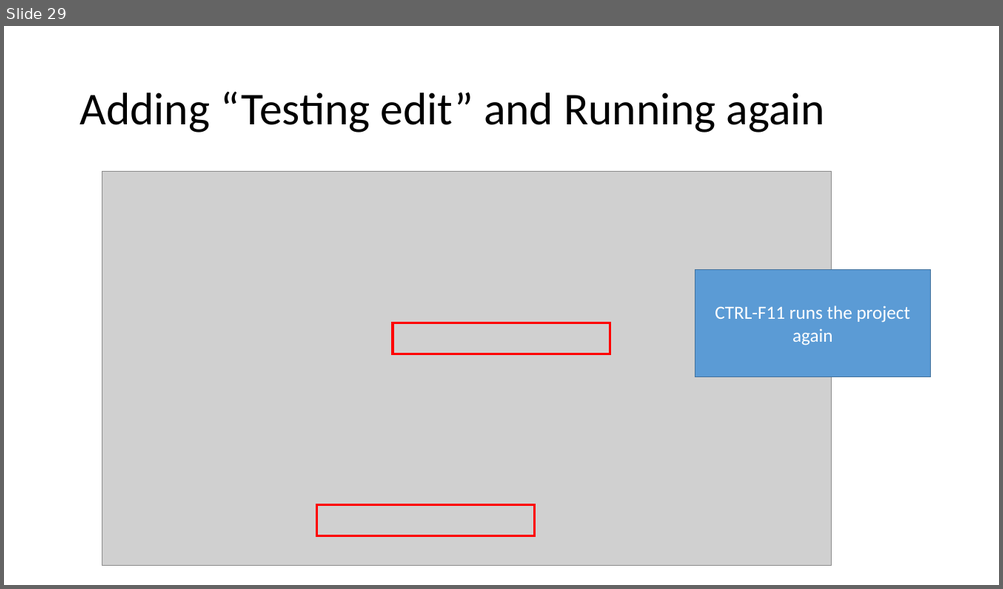
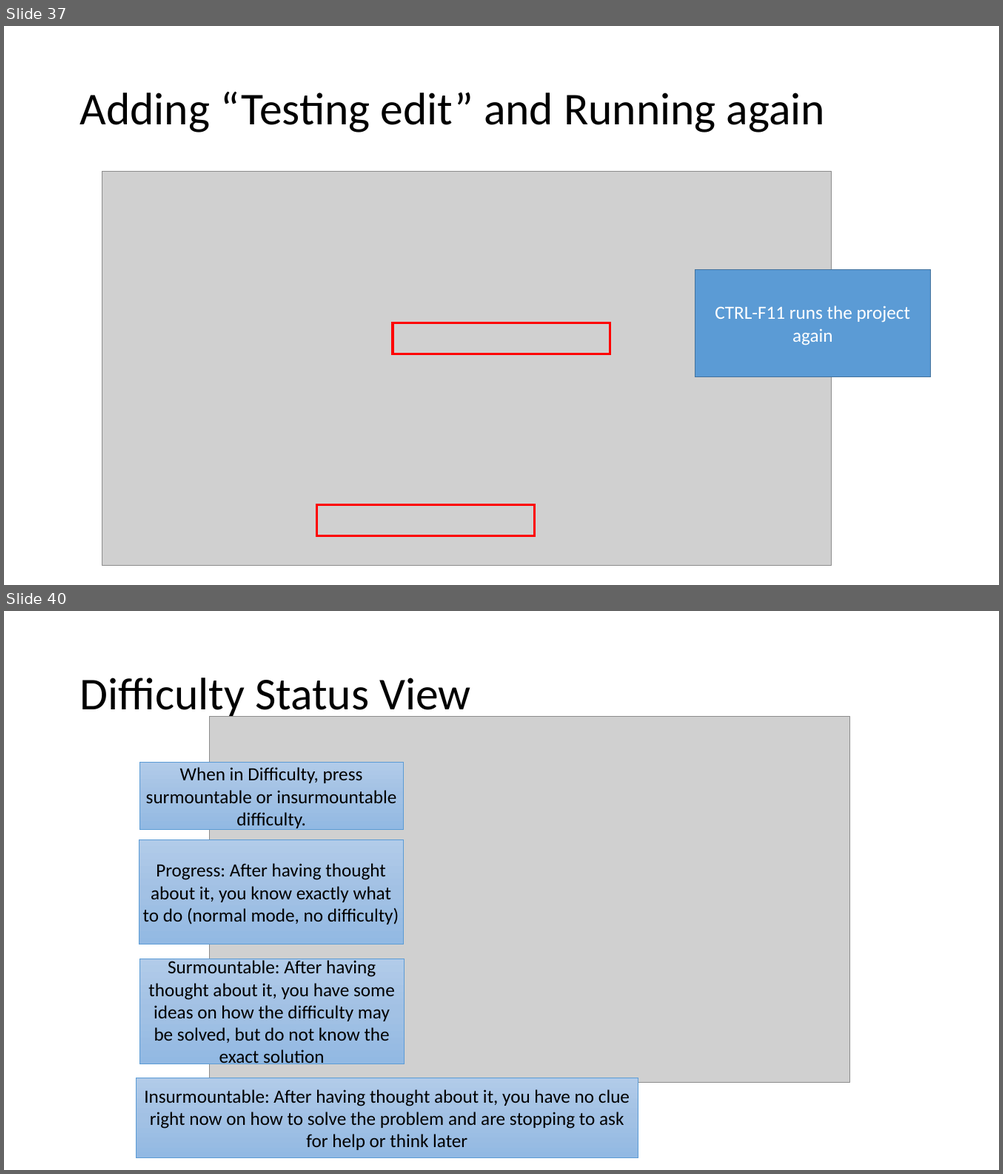
Before and after one commit to pdewan/ConcurrentProgrammingTrainingExamples, a slide deck: Documents/EclipseOpenMPTraining.pptx. Shown one above the other, each under a label of ours: slide 29 before the commit, slides 37 and 40 after it; the slides between them are not shown. The pictures are 1003x589 and 1003x1174 pixels, drawn with LibreOffice and Linux fonts; fonts in the diff are those of the drawing; grey boxes stand for pictures. Boxes give left, top, right and bottom in pixels: in the first picture for what was removed or moved away, otherwise in the second. Text is boxed around its words. In the diff, an @@ line names an element or a change of style, - is before the commit and + after.

```diff
--- a/Documents/EclipseOpenMPTraining.pptx
+++ b/Documents/EclipseOpenMPTraining.pptx
@@ slide 40 added at (4,611,999,1170), background #FFFFFF @@
@@ title added at (79,678,470,721), 44 pt, text #000000 @@
+Difficulty Status View
@@ picture added at (209,716,849,1083) @@
@@ rectangle added at (140,763,404,829), fill gradient #B1CBE9 to #A3C1E5 to #93B9E4, outline #5B9BD5 0.5 pt, 18 pt, text #000000 @@
+When in Difficulty, press surmountable or insurmountable difficulty.
@@ rectangle added at (138,840,403,945), fill gradient #B1CBE9 to #A3C1E5 to #93B9E4, outline #5B9BD5 0.5 pt, 18 pt, text #000000 @@
+Progress: After having thought about it, you know exactly what to do (normal mode, no difficulty)
@@ rectangle added at (140,960,404,1064), fill gradient #B1CBE9 to #A3C1E5 to #93B9E4, outline #5B9BD5 0.5 pt, 18 pt, text #000000 @@
+Surmountable: After having thought about it, you have some ideas on how the difficulty may be solved, but do not know the exact solution
@@ rectangle added at (136,1079,638,1159), fill gradient #B1CBE9 to #A3C1E5 to #93B9E4, outline #5B9BD5 0.5 pt, 18 pt, text #000000 @@
+Insurmountable: After having thought about it, you have no clue right now on how to solve the problem and are stopping to ask for help or think later
@@ what was slide 29 is now slide 37 @@
```
Also in this commit, not shown: 1 slide changed, 18 other slides added, 1 other file.
